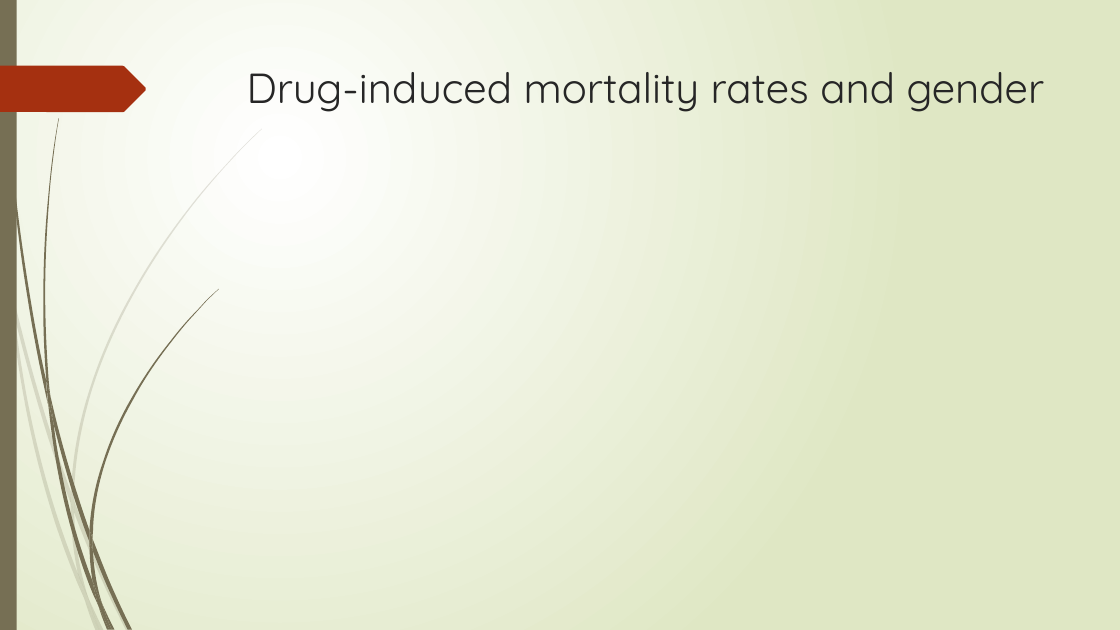
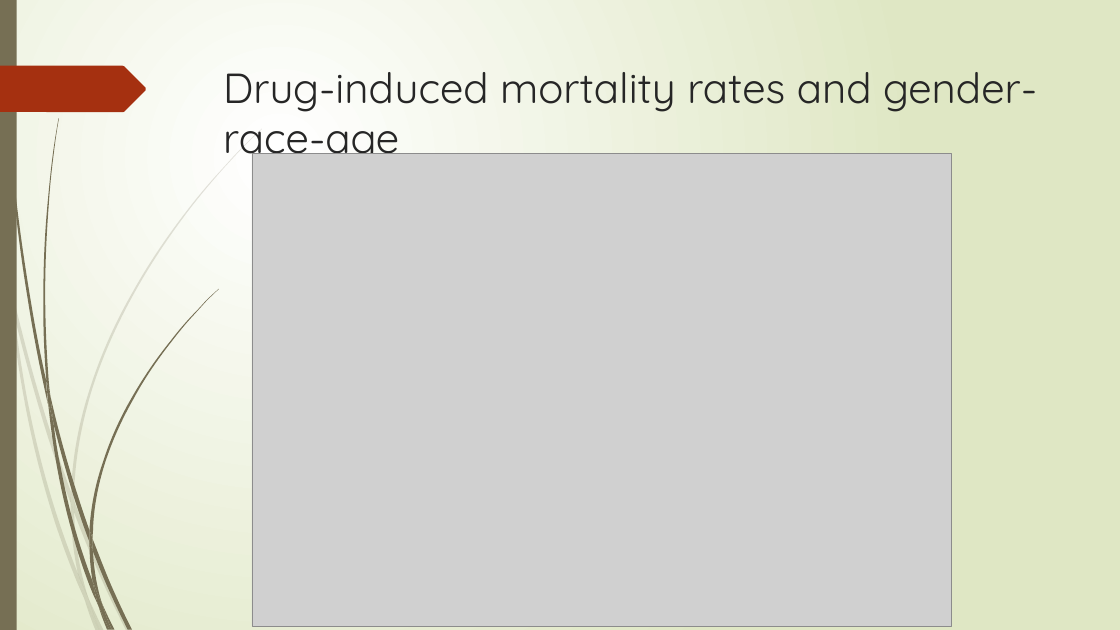
Before and after one commit to yayunl/DataViz-Project1, a slide deck: slide 5 of Drug Mortality and Socio-Economic conditions in Connecticut.pptx. Drawn at 1120x630 pixels with LibreOffice and Linux fonts; fonts in the diff are those of the drawing; grey boxes stand for pictures. Boxes give left, top, right and bottom in pixels: in the first picture for what was removed or moved away, otherwise in the second. Text is boxed around its words. In the diff, an @@ line names an element or a change of style, - is before the commit and + after.

```diff
--- a/Drug Mortality and Socio-Economic conditions in Connecticut.pptx
+++ b/Drug Mortality and Socio-Economic conditions in Connecticut.pptx
@@ title at <box>223,72,1037,164</box>: text changed @@
-Drug-induced mortality rates and gender
+Drug-induced mortality rates and gender-race-age
@@ picture added at <box>252,154,952,627</box> @@
```
Also in this commit, not shown: 1 other slide changed, 1 slide added.
